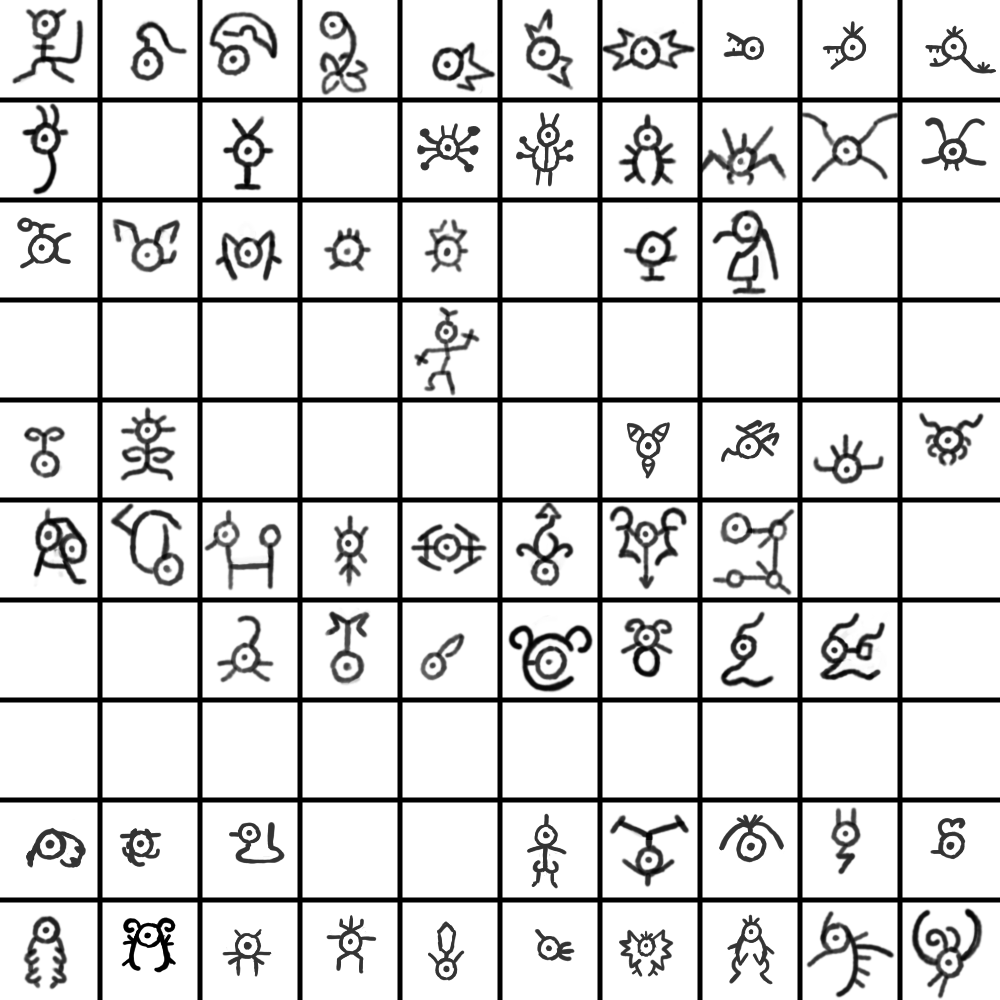
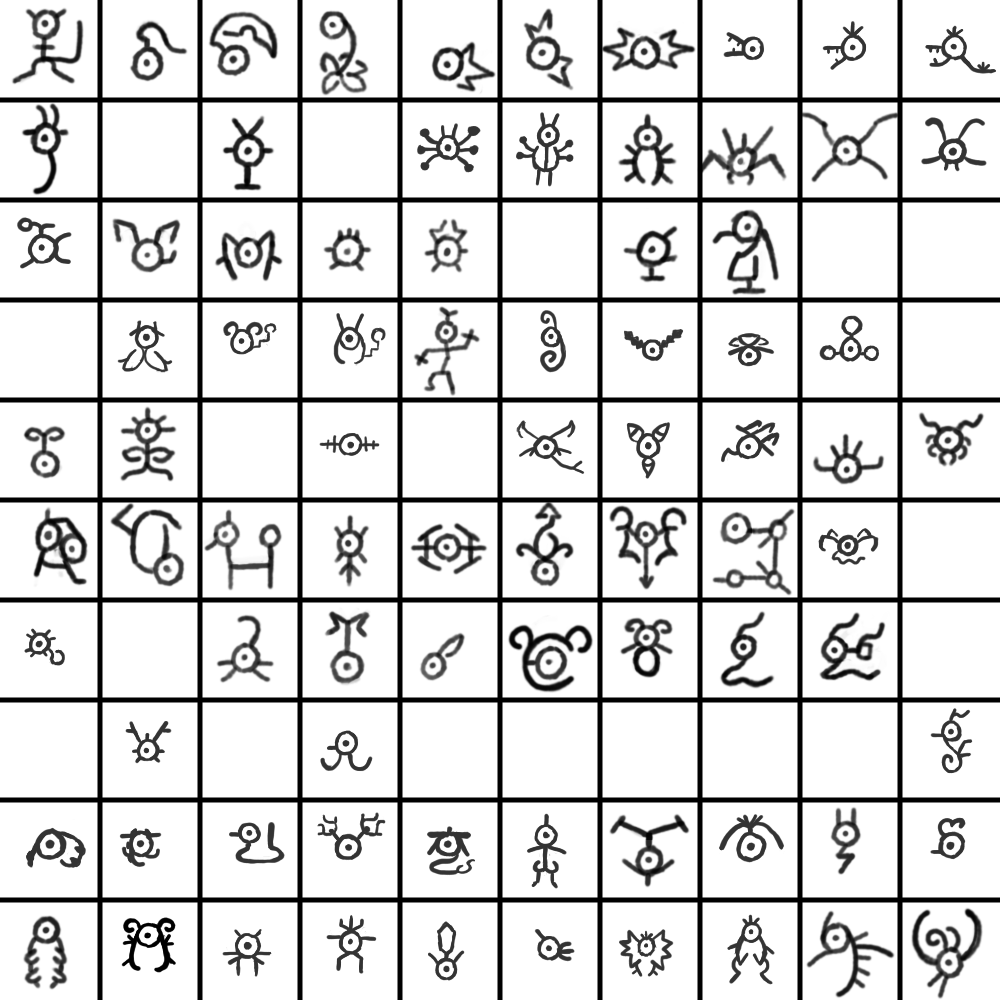
Layers edited between the first and the second 1000x1000 image:
painted on "Paint Layer 1" over 24, 310, 973, 876
